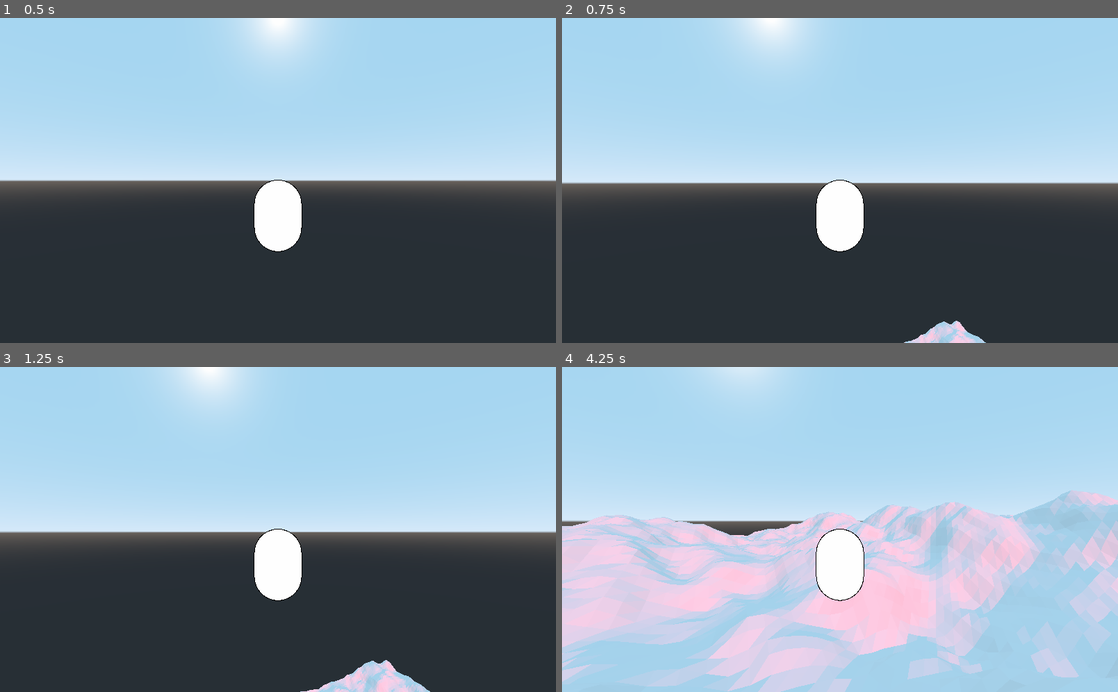
Above: before the commit, frames 1-4 (two rows, left to right).
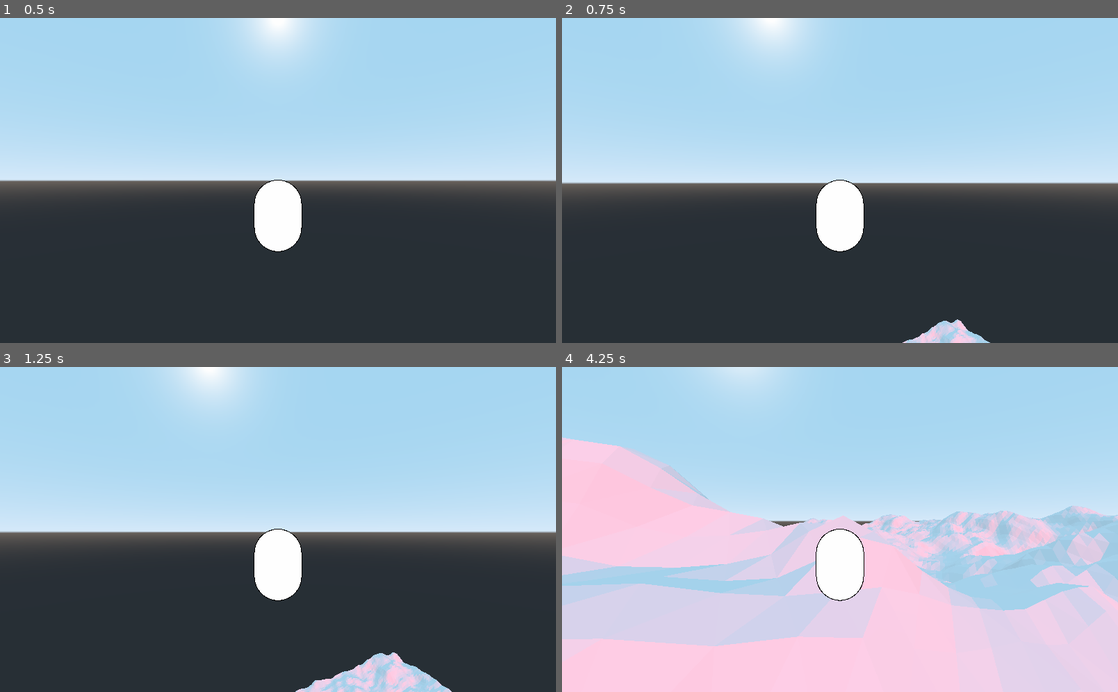
Above: after the commit, the same moments.

Repository: shroom-gang/shroom_game
Game: Godot game, scene res://scenes/world.tscn
Two runs of this game, one before a commit and one after it. Both use one fixed random seed, a clock stepped at 60 frames per second and the inputs below.
Inputs (mouse positions are in pixels of both pictures, inside the frame that each line leads up to):
- Up to frame 1 (0.5 s): no input
- Up to frame 2 (0.75 s): tap Enter at 0.5 s; move the mouse to (867, 180) at 0.52 s; hold D (right) from 0.53 s (still down); hold W (forewards) from 0.53 s (still down)
- Up to frame 3 (1.25 s): keep holding D (right); keep holding W (forewards); tap Space (jump) at 0.77 s
- Up to frame 4 (4.25 s): move the mouse to (812, 529) at 1.27 s; release D (right) at 1.28 s; release W (forewards) at 1.28 s; hold S (backwards) 1.28-2.03 s; tap W (forewards) at 1.35, 2.85 s; tap Space (jump) at 1.52, 3.02, 3.77 s; move the mouse to (851, 523) at 2.02 s; hold W (forewards) 2.03-2.78 s; hold D (right) 2.03-3.53 s; move the mouse to (834, 536) at 2.77 s; move the mouse to (878, 532) at 3.52 s; hold A (left) from 3.53 s (still down); hold W (forewards) from 3.53 s (still down)

Frame 1 is identical in both runs. In frame 2, 0.2% of the frame differs, in the area x 61-77%, y 92-100%; in frame 3, 1.3%; in frame 4, 40%, in the area x 0-100%, y 21-100%.

Commit message:
hehe haha

Diff:
--- a/game/player/player.gd
+++ b/game/player/player.gd
@@ -3,7 +3,7 @@
 export var player = {
 	"name" : "none",
 	"traits" : ["SillyTrait","SillyTrait2"],
-	"BaseStats" : [1,1,1,1,1,10]
+	"BaseStats" : [1,1,1,1,1,1]
 }
 
 
Not shown, added: game/export_presets.cfg
